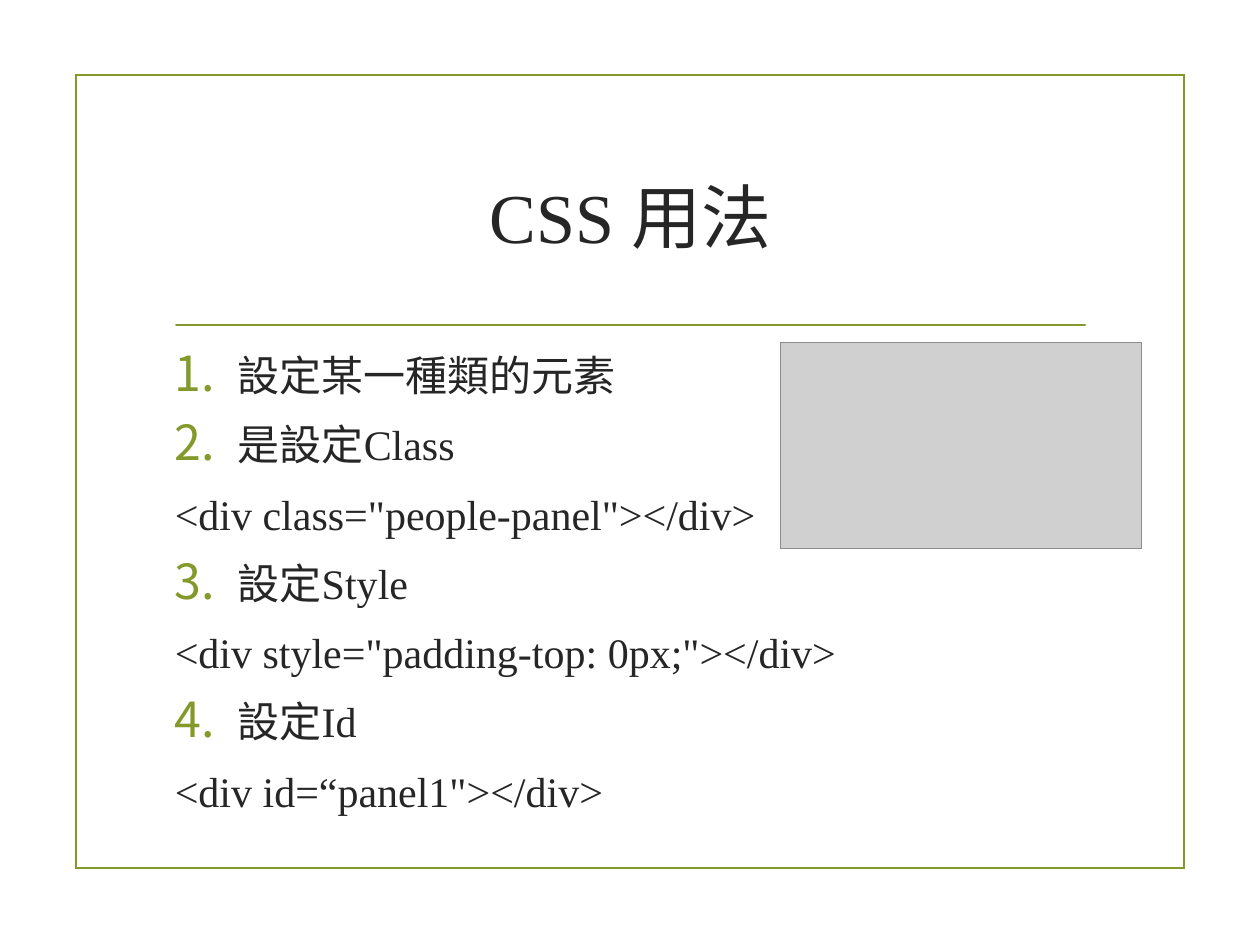
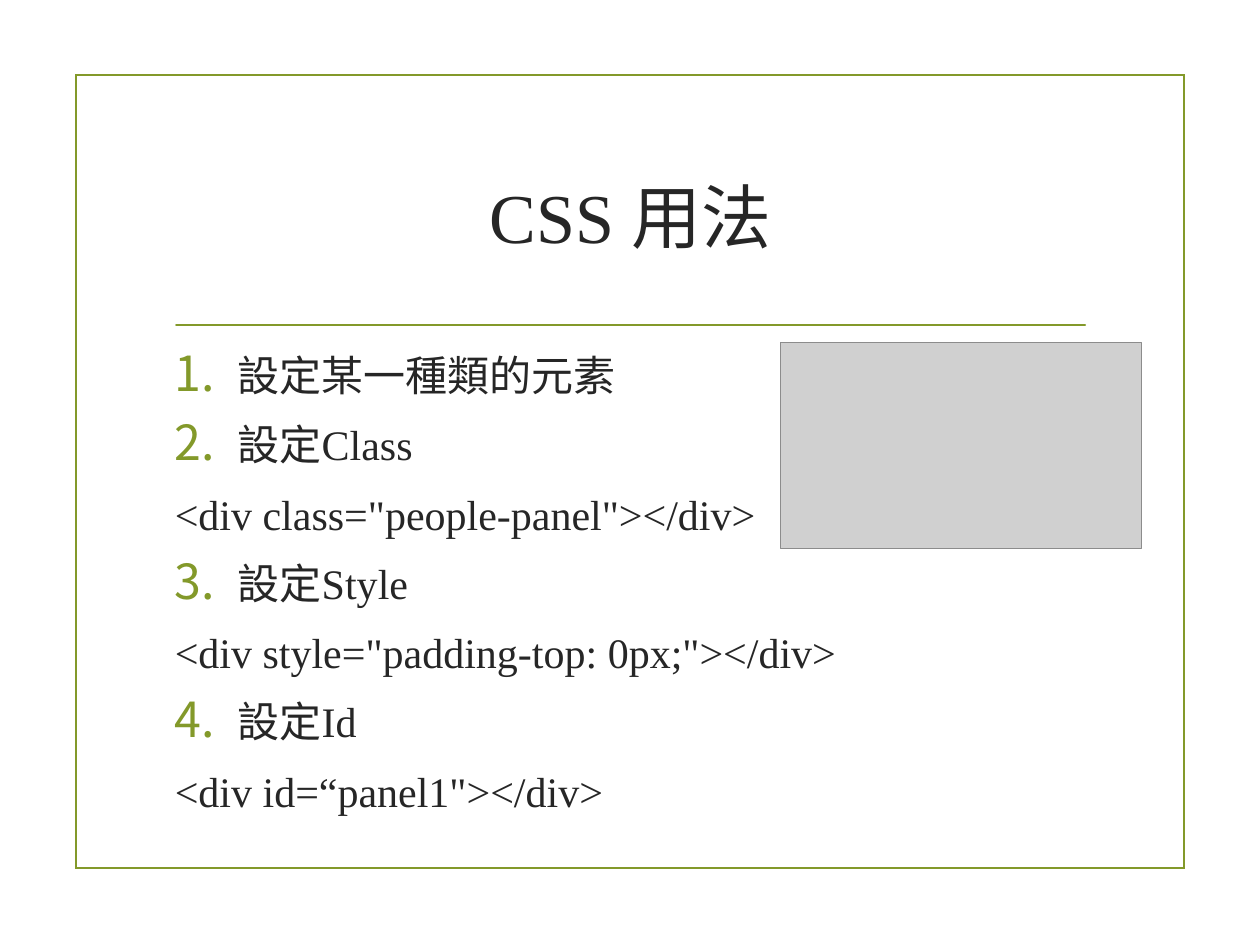
Before and after one commit to alexchen7022/JavaScriptStudyMaterial, a slide deck: slide 5 of 4_Jquery.pptx. Drawn at 1260x945 pixels with LibreOffice and Linux fonts; fonts in the diff are those of the drawing; grey boxes stand for pictures; background and template pictures are left out. Boxes give left, top, right and bottom in pixels: in the first picture for what was removed or moved away, otherwise in the second. Text is boxed around its words. In the diff, an @@ line names an element or a change of style, - is before the commit and + after.

```diff
--- a/4_Jquery.pptx
+++ b/4_Jquery.pptx
@@ text at [238, 424, 413, 463]: text changed @@
-2. 是設定Class
+2. 設定Class
```
Also in this commit, not shown: 10 other slides changed, 13 slides added, 1 slide removed.
